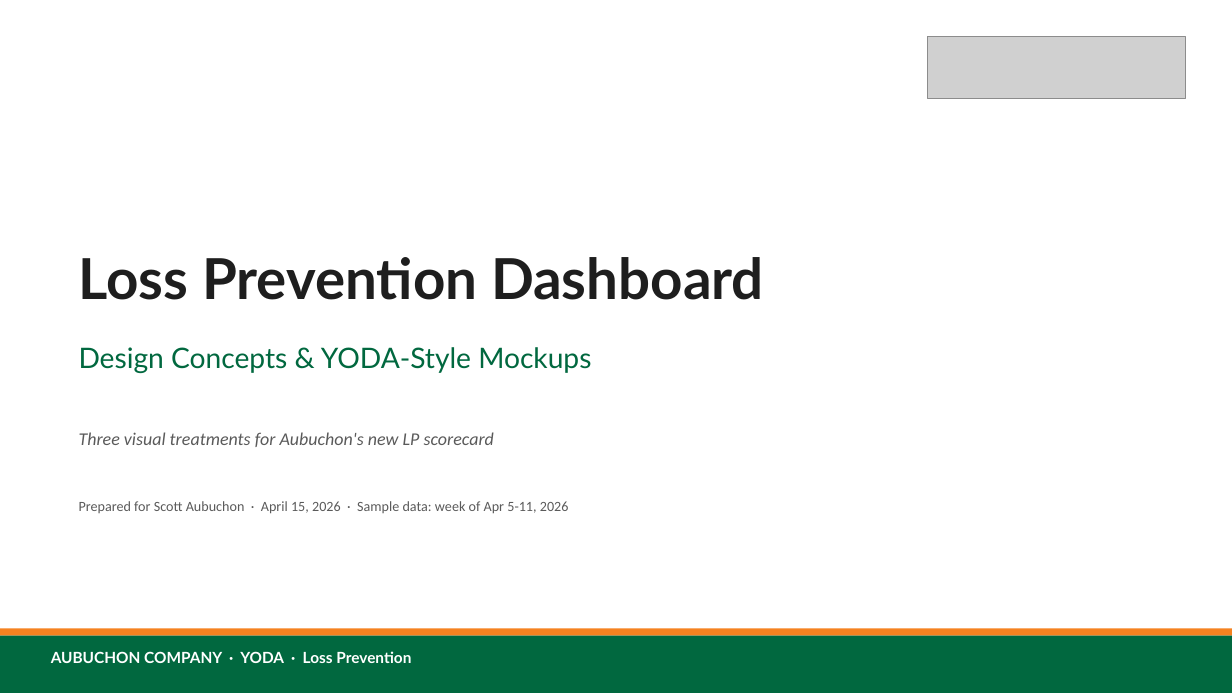
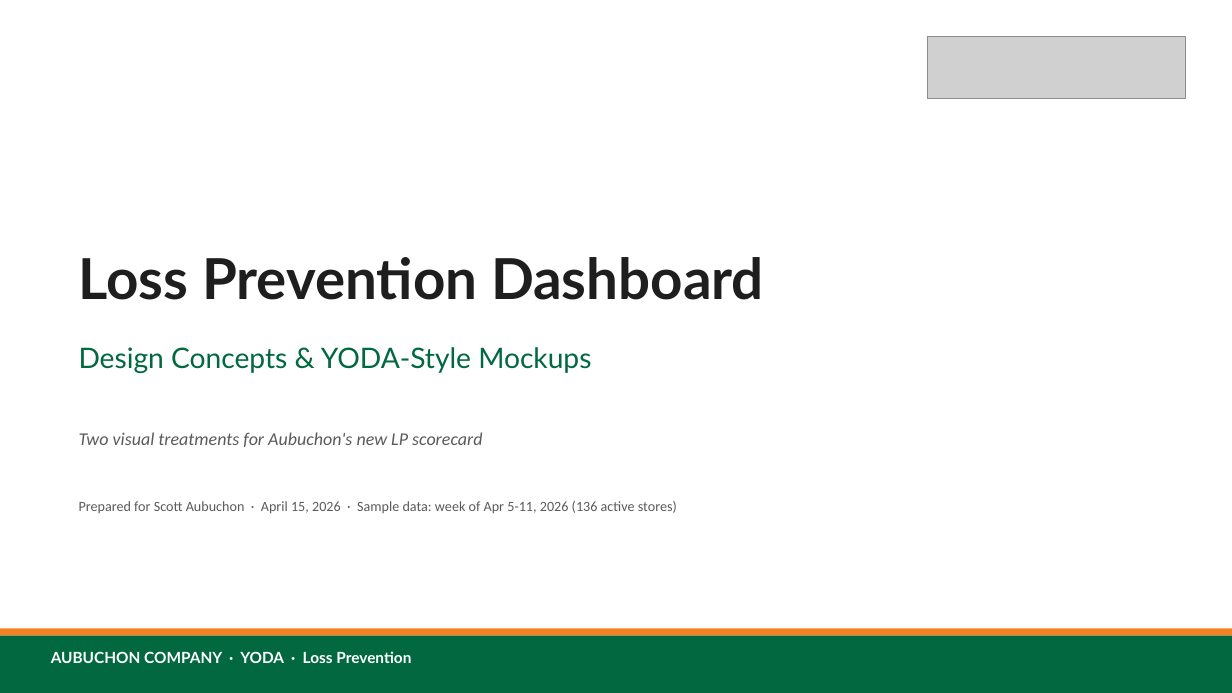
Before and after one commit to scottaubuchon/aubuchon-it-command-center, a slide deck: slide 1 of public/lab/lp-dashboard/LP_Dashboard_Design_Concepts.pptx. Drawn at 1232x693 pixels with LibreOffice and Linux fonts; fonts in the diff are those of the drawing; grey boxes stand for pictures. Boxes give left, top, right and bottom in pixels: in the first picture for what was removed or moved away, otherwise in the second. Text is boxed around its words. In the diff, an @@ line names an element or a change of style, - is before the commit and + after.

Commit message:
feat: update LP PPTX to show only Leaderboard + Per-Store variants

```diff
--- a/public/lab/lp-dashboard/LP_Dashboard_Design_Concepts.pptx
+++ b/public/lab/lp-dashboard/LP_Dashboard_Design_Concepts.pptx
@@ text at [79, 432, 482, 447]: text changed @@
-Three visual treatments for Aubuchon's new LP scorecard
+Two visual treatments for Aubuchon's new LP scorecard
@@ text at [79, 501, 677, 514]: text changed @@
-Prepared for Scott Aubuchon · April 15, 2026 · Sample data: week of Apr 5-11, 2026
+Prepared for Scott Aubuchon · April 15, 2026 · Sample data: week of Apr 5-11, 2026 (136 active stores)
```
Also in this commit, not shown: 4 other slides changed, 2 slides added, 3 slides removed.
